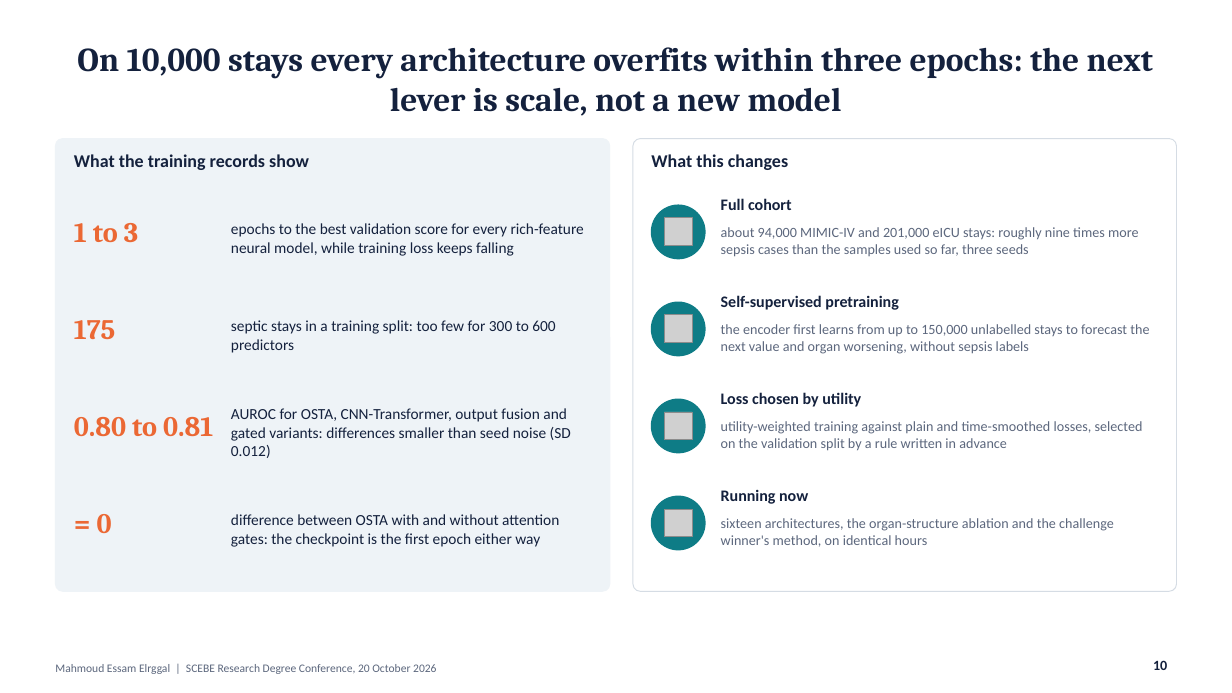
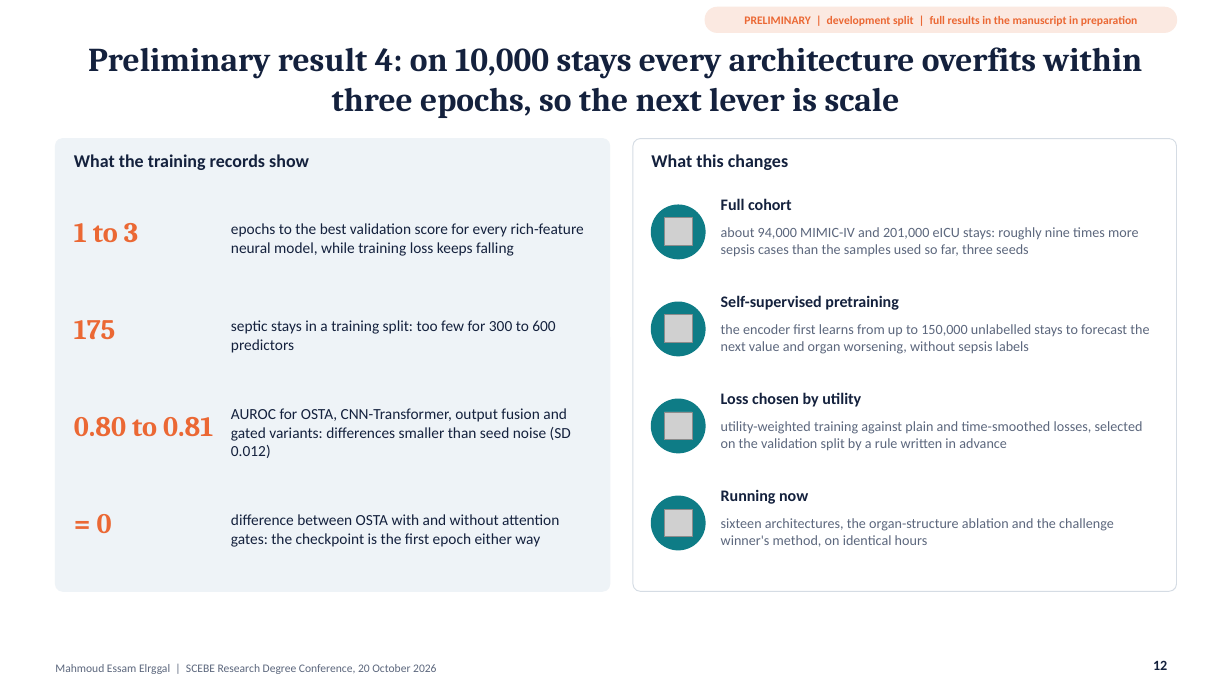
Before and after one commit to mahmoudddj/datasciencecoursera1, a slide deck: slide 12 of dev/presentation/Elrggal_Mahmoud_SCEBE2026.pptx (slide 10 before the commit). Drawn at 1232x693 pixels with LibreOffice and Linux fonts; fonts in the diff are those of the drawing; grey boxes stand for pictures. Boxes give left, top, right and bottom in pixels: in the first picture for what was removed or moved away, otherwise in the second. Text is boxed around its words. In the diff, an @@ line names an element or a change of style, - is before the commit and + after.

```diff
--- a/dev/presentation/Elrggal_Mahmoud_SCEBE2026.pptx
+++ b/dev/presentation/Elrggal_Mahmoud_SCEBE2026.pptx
@@ rounded rectangle added at [705, 7, 1177, 32], fill #FBE9E1, outline #FBE9E1 1 pt @@
@@ text added at [744, 16, 1138, 26], 9 pt, text #EB6834, bold @@
+PRELIMINARY | development split | full results in the manuscript in preparation
@@ title at [88, 47, 1142, 118]: text changed @@
-On 10,000 stays every architecture overfits within three epochs: the next lever is scale, not a new model
+Preliminary result 4: on 10,000 stays every architecture overfits within three epochs, so the next lever is scale
@@ page number at [1153, 660, 1167, 670]: text changed @@
-10
+12
```
Also in this commit, not shown: 10 other slides changed, 3 slides added, 2 other files.
